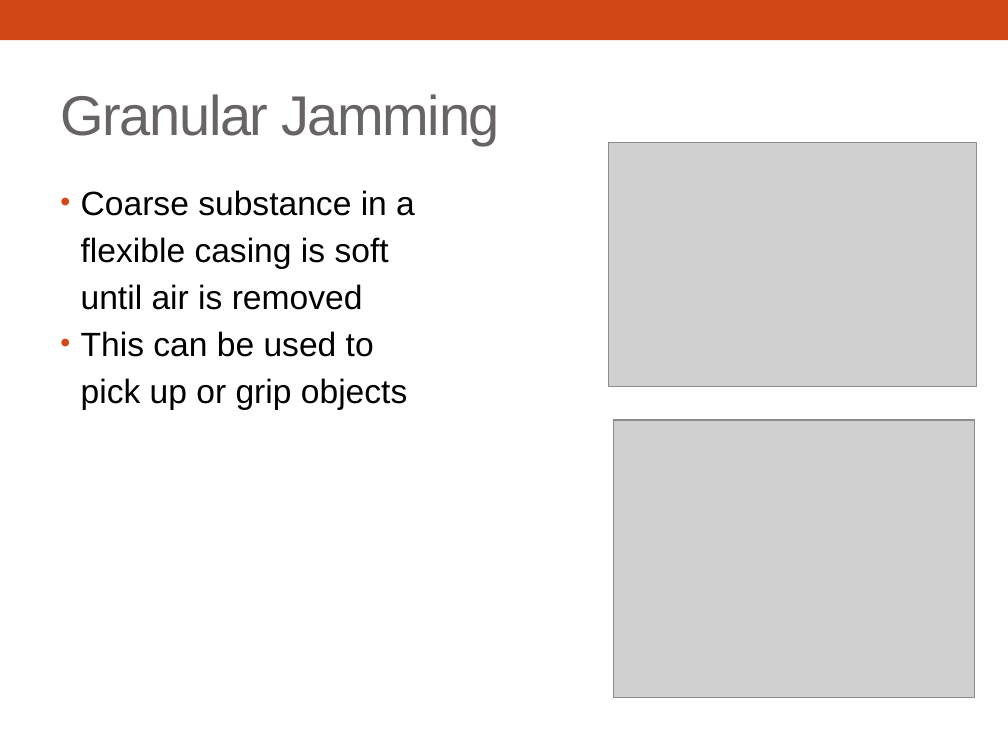
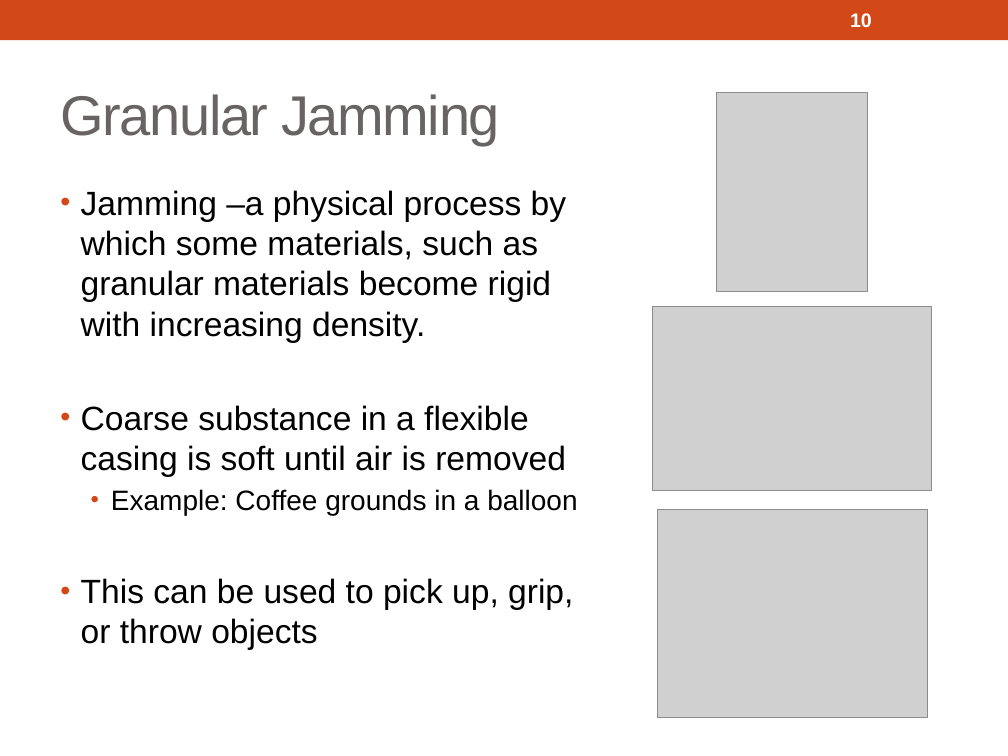
Before and after one commit to 3D-Printed-Granular-Jamming-Hand/3d-printed-granular-jamming-hand, a slide deck: slide 10 of ProgressReports/Presentation 1 Segments/3d-Printed Granular Jamming Hand.pptx (slide 8 before the commit). Drawn at 1008x756 pixels with LibreOffice and Linux fonts; fonts in the diff are those of the drawing; grey boxes stand for pictures. Boxes give left, top, right and bottom in pixels: in the first picture for what was removed or moved away, otherwise in the second. Text is boxed around its words. In the diff, an @@ line names an element or a change of style, - is before the commit and + after.

```diff
--- a/ProgressReports/Presentation 1 Segments/3d-Printed Granular Jamming Hand.pptx
+++ b/ProgressReports/Presentation 1 Segments/3d-Printed Granular Jamming Hand.pptx
@@ page number added at [850,13,872,27], 14 pt, text #FFFFFF, bold @@
+10
@@ picture added at [717,93,868,291] @@
@@ text at [81,190,577,650]: text changed @@
-• Coarse substance in a
-flexible casing is soft
-until air is removed
-• This can be used to
-pick up or grip objects
+• Jamming –a physical process by which some materials, such as granular materials become rigid with increasing density.
+• Coarse substance in a flexible casing is soft until air is removed
+  • Example: Coffee grounds in a balloon
+• This can be used to pick up, grip, or throw objects
@@ picture: place and size @@
-picture at [608,143,976,387]
+picture at [653,306,932,491]
@@ picture: place and size @@
-picture at [613,420,974,698]
+picture at [657,510,927,718]
```
Also in this commit, not shown: 29 other slides changed, 6 slides added, 1 slide removed, 1 other file.
